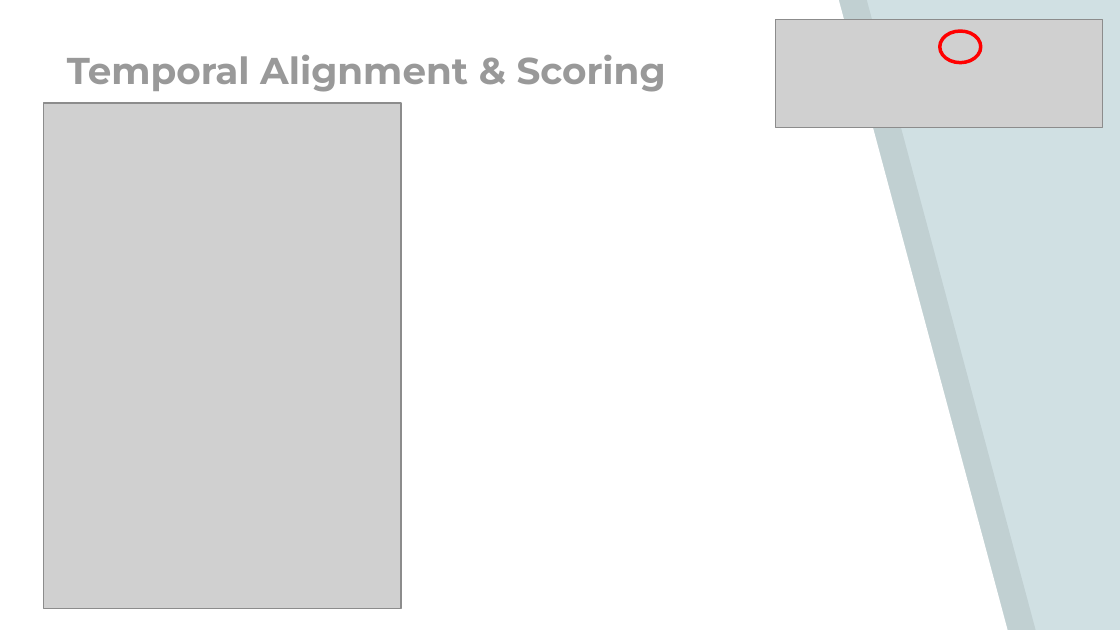
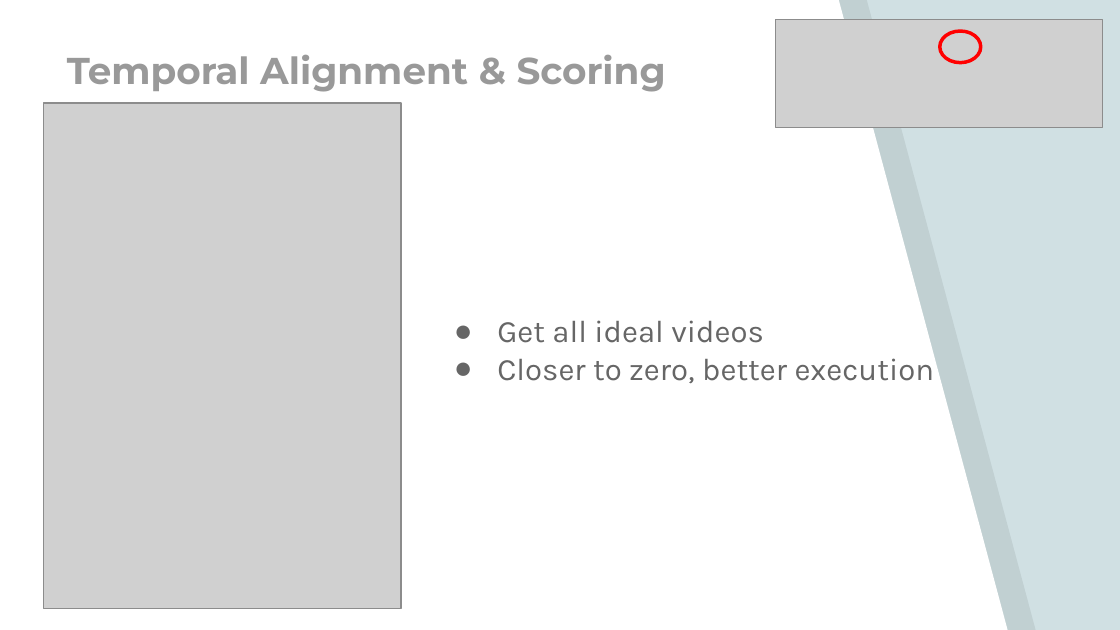
Before and after one commit to SriMed/sr_eval_tkd_v2, a slide deck: slide 11 of Final Presentation.pptx (slide 8 before the commit). Drawn at 1120x630 pixels with LibreOffice and Linux fonts; fonts in the diff are those of the drawing; grey boxes stand for pictures. Boxes give left, top, right and bottom in pixels: in the first picture for what was removed or moved away, otherwise in the second. Text is boxed around its words. In the diff, an @@ line names an element or a change of style, - is before the commit and + after.

```diff
--- a/Final Presentation.pptx
+++ b/Final Presentation.pptx
@@ text added at <box>497,320,935,383</box>, 20 pt, text #666666 @@
+● Get all ideal videos
+● Closer to zero, better execution
```
Also in this commit, not shown: 2 other slides changed, 7 slides added, 5 slides removed, 5 other files.
